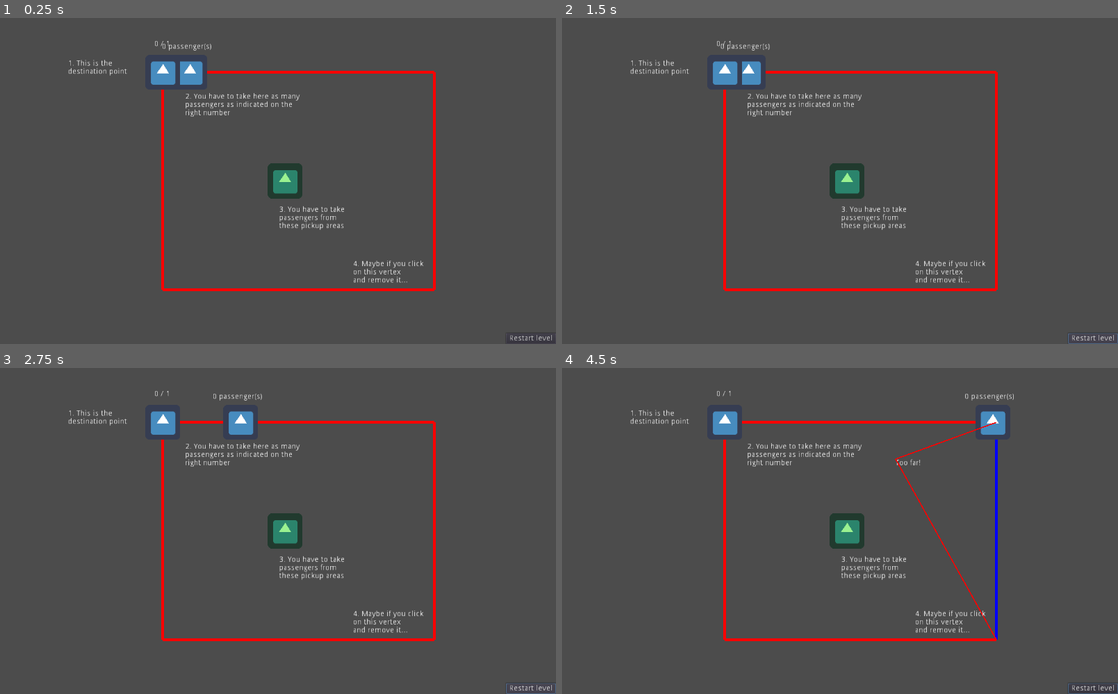
Above: before the commit, frames 1-4 (two rows, left to right).
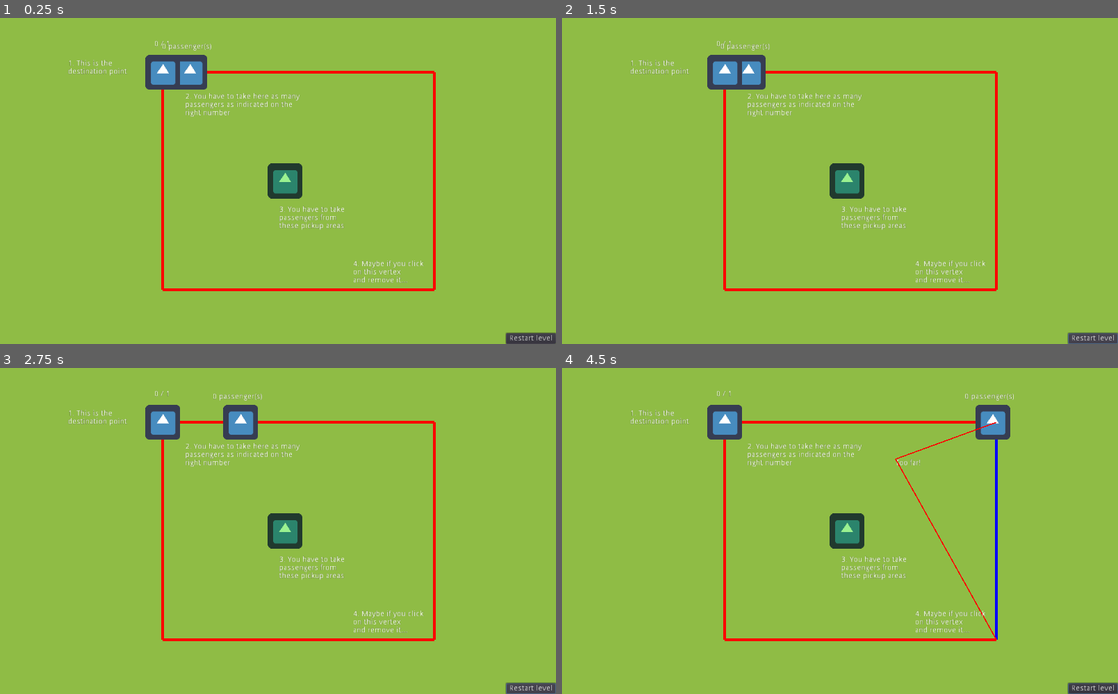
Above: after the commit, the same moments.

Repository: moisesjbc/ufo-taxi
Game: Godot game, scene res://gameplay/main/main.tscn
Same seed, same stepped clock (60 frames per second), same inputs: the game is played once before the commit and once after it. The engine's default icon, where the game draws it, is replaced by a stand-in: a white triangle on a blue panel in a dark square.
Inputs (mouse positions are in pixels of both pictures, inside the frame that each line leads up to):
- Up to frame 1 (0.25 s): no input
- Up to frame 2 (1.5 s): click "Restart level" at 0.5 s; click "Restart level" at 1.25 s
- Up to frame 3 (2.75 s): click "Restart level" at 2 s
- Up to frame 4 (4.5 s): move the mouse to (962, 514) at 2.77 s; click (962, 514) at 2.92 s; move the mouse to (728, 547) at 3.52 s; click (728, 547) at 3.67 s; move the mouse to (895, 459) at 4.27 s; click (895, 459) at 4.42 s

The runs differ from the first frame. In frame 1, 96% of the frame differs, in the area x 0-100%, y 0-100%; in frame 2, 96%; in frame 3, 96%; in frame 4, 96%.

Commit message:
Added green background

Diff:
--- a/godot-project/project.godot
+++ b/godot-project/project.godot
@@ -35,4 +35,5 @@
 [rendering]
 
 quality/driver/driver_name="GLES2"
+environment/default_clear_color=Color( 0.560784, 0.737255, 0.270588, 1 )
 environment/default_environment="res://default_env.tres"
